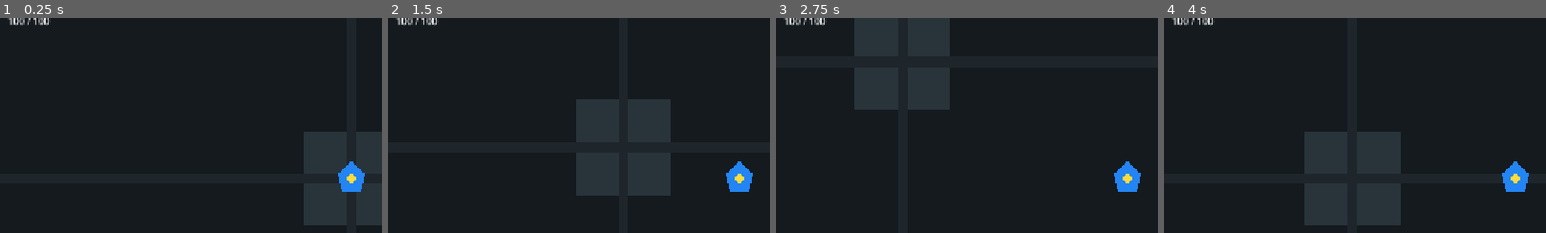
Above: before the commit, frames 1-4 (left to right).
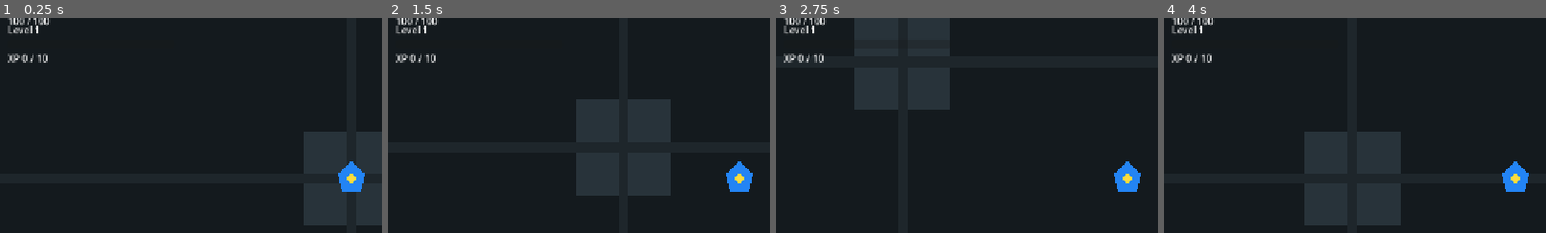
Above: after the commit, the same moments.

Repository: StanisRyz/SuperHeroes
Game: Godot game, scene res://scenes/main/Main.tscn
Same seed, same stepped clock (60 frames per second), same inputs: the game is played once before the commit and once after it.
Inputs:
- Up to frame 1 (0.25 s): no input
- Up to frame 2 (1.5 s): tap Enter at 0.5 s; hold D (move_right) 0.53-1.28 s; hold S (move_down) from 1.28 s (still down)
- Up to frame 3 (2.75 s): release S (move_down) at 2.03 s; hold D (move_right) from 2.03 s (still down)
- Up to frame 4 (4 s): release D (move_right) at 2.78 s; hold W (move_up) 2.78-3.53 s; hold Left (move_left) from 3.53 s (still down)
The pictures show only the part of the screen within x 4-54%, y 13-63%; the shares and areas given below are measured in that part.

The runs differ from the first frame. In frame 1, 0.4% of the frame differs, in the area x 2-13%, y 3-21%; in frame 2, 0.4%; in frame 3, 0.4%; in frame 4, 0.4%.

Commit message:
Add XP drops and pickup foundation.
Adds ExperienceGem pickups, enemy XP drops on death, player XP state, and an XP bar in the HUD. Updates README.md and Agents.md while keeping the patch focused on the XP collection loop without adding level-up choices, upgrades, active abilities, mobile controls, or Yandex SDK integration.

Diff:
--- a/scenes/enemies/EnemySpawner.gd
+++ b/scenes/enemies/EnemySpawner.gd
@@ -3,6 +3,7 @@
 const NO_SPAWN_POSITION := Vector2(1.0e20, 1.0e20)
 
 @export var enemy_scene: PackedScene
+@export var experience_gem_scene: PackedScene
 @export var spawn_interval: float = 1.5
 @export var max_alive_enemies: int = 12
 @export var min_spawn_distance_from_player: float = 500.0
@@ -11,6 +12,7 @@
 var player: Node2D
 var playable_rect: Rect2
 var enemy_container: Node
+var pickup_container: Node
 
 @onready var spawn_timer: Timer = $SpawnTimer
 
@@ -20,10 +22,11 @@
 	spawn_timer.one_shot = false
 
 
-func setup(new_player: Node2D, new_playable_rect: Rect2, new_enemy_container: Node) -> void:
+func setup(new_player: Node2D, new_playable_rect: Rect2, new_enemy_container: Node, new_pickup_container: Node = null) -> void:
 	player = new_player
 	playable_rect = new_playable_rect
 	enemy_container = new_enemy_container
+	pickup_container = new_pickup_container
 
 	spawn_timer.wait_time = spawn_interval
 	if _can_spawn():
@@ -57,6 +60,28 @@
 	else:
 		push_warning("Spawned enemy does not implement set_target(new_target).")
 
+	if enemy.has_signal("died"):
+		enemy.died.connect(_on_enemy_died)
+
+
+func _on_enemy_died(enemy: Node) -> void:
+	if experience_gem_scene == null or not is_instance_valid(pickup_container):
+		return
+
+	var enemy_node := enemy as Node2D
+	if enemy_node == null:
+		return
+
+	var gem_node := experience_gem_scene.instantiate()
+	if not gem_node is Node2D:
+		push_warning("EnemySpawner experience_gem_scene root must be Node2D.")
+		gem_node.queue_free()
+		return
+
+	var gem := gem_node as Node2D
+	pickup_container.add_child(gem)
+	gem.global_position = enemy_node.global_position
+
 
 func _can_spawn() -> bool:
 	return enemy_scene != null and is_instance_valid(player) and is_instance_valid(enemy_container)
--- a/scenes/enemies/EnemySpawner.tscn
+++ b/scenes/enemies/EnemySpawner.tscn
@@ -1,10 +1,12 @@
-[gd_scene load_steps=3 format=3 uid="uid://enemy_spawner_scene_superheroes"]
+[gd_scene load_steps=4 format=3 uid="uid://enemy_spawner_scene_superheroes"]
 
 [ext_resource type="Script" path="res://scenes/enemies/EnemySpawner.gd" id="1_spawner_script"]
 [ext_resource type="PackedScene" path="res://scenes/enemies/Enemy.tscn" id="2_enemy"]
+[ext_resource type="PackedScene" path="res://scenes/pickups/ExperienceGem.tscn" id="3_experience_gem"]
 
 [node name="EnemySpawner" type="Node"]
 script = ExtResource("1_spawner_script")
 enemy_scene = ExtResource("2_enemy")
+experience_gem_scene = ExtResource("3_experience_gem")
 
 [node name="SpawnTimer" type="Timer" parent="."]
--- a/scenes/game/Arena.gd
+++ b/scenes/game/Arena.gd
@@ -5,6 +5,7 @@
 @onready var player: Node = get_node_or_null("Player")
 @onready var enemy_container: Node = get_node_or_null("EnemyContainer")
 @onready var projectile_container: Node = get_node_or_null("ProjectileContainer")
+@onready var pickup_container: Node = get_node_or_null("PickupContainer")
 @onready var enemy_spawner: Node = get_node_or_null("EnemySpawner")
 @onready var hud: Node = get_node_or_null("GameHUD")
 
@@ -44,12 +45,14 @@
 
 	if enemy_container == null:
 		push_warning("Arena could not find EnemyContainer node for spawned enemies.")
+	elif pickup_container == null:
+		push_warning("Arena could not find PickupContainer node for pickup drops.")
 	elif enemy_spawner == null:
 		push_warning("Arena could not find EnemySpawner node.")
 	elif enemy_spawner.has_method("setup"):
-		enemy_spawner.setup(player, playable_rect, enemy_container)
+		enemy_spawner.setup(player, playable_rect, enemy_container, pickup_container)
 	else:
-		push_warning("EnemySpawner does not implement setup(player, playable_rect, enemy_container).")
+		push_warning("EnemySpawner does not implement setup(player, playable_rect, enemy_container, pickup_container).")
 
 
 func get_playable_rect() -> Rect2:
--- a/scenes/game/Arena.tscn
+++ b/scenes/game/Arena.tscn
@@ -30,6 +30,8 @@
 
 [node name="ProjectileContainer" type="Node" parent="."]
 
+[node name="PickupContainer" type="Node" parent="."]
+
 [node name="EnemySpawner" parent="." instance=ExtResource("2_enemy_spawner")]
 
 [node name="GameHUD" parent="." instance=ExtResource("3_game_hud")]
--- /dev/null
+++ b/scenes/pickups/ExperienceGem.gd
@@ -0,0 +1,25 @@
+extends Area2D
+
+@export var experience_value: int = 1
+@export var pickup_radius: float = 16.0
+
+var _picked_up := false
+
+@onready var collision_shape: CollisionShape2D = get_node_or_null("CollisionShape2D")
+
+func _ready() -> void:
+	if not body_entered.is_connected(_on_body_entered):
+		body_entered.connect(_on_body_entered)
+
+	var circle := collision_shape.shape as CircleShape2D if collision_shape != null else null
+	if circle != null:
+		circle.radius = pickup_radius
+
+
+func _on_body_entered(body: Node2D) -> void:
+	if _picked_up or not body.has_method("add_experience"):
+		return
+
+	_picked_up = true
+	body.add_experience(experience_value)
+	queue_free()
--- /dev/null
+++ b/scenes/pickups/ExperienceGem.tscn
@@ -0,0 +1,20 @@
+[gd_scene load_steps=3 format=3 uid="uid://experience_gem_scene_superheroes"]
+
+[ext_resource type="Script" path="res://scenes/pickups/ExperienceGem.gd" id="1_experience_gem_script"]
+
+[sub_resource type="CircleShape2D" id="CircleShape2D_experience_gem"]
+radius = 16.0
+
+[node name="ExperienceGem" type="Area2D"]
+script = ExtResource("1_experience_gem_script")
+
+[node name="Body" type="Polygon2D" parent="."]
+color = Color(0.18, 0.88, 0.38, 1)
+polygon = PackedVector2Array(0, -14, 10, 0, 0, 14, -10, 0)
+
+[node name="Core" type="Polygon2D" parent="."]
+color = Color(0.68, 1, 0.78, 1)
+polygon = PackedVector2Array(0, -7, 5, 0, 0, 7, -5, 0)
+
+[node name="CollisionShape2D" type="CollisionShape2D" parent="."]
+shape = SubResource("CircleShape2D_experience_gem")
--- a/scenes/player/Player.gd
+++ b/scenes/player/Player.gd
@@ -1,13 +1,17 @@
 extends CharacterBody2D
 
 signal health_changed(current_health: int, max_health: int)
+signal experience_changed(current_xp: int, xp_to_next_level: int, level: int)
 signal died
 
 @export var speed: float = 260.0
 @export var bounds_margin: float = 24.0
 @export var max_health: int = 100
+@export var xp_to_next_level: int = 10
 
 var current_health: int
+var current_xp: int = 0
+var level: int = 1
 var _playable_rect: Rect2
 var _has_playable_rect := false
 var _hit_flash_tween: Tween
@@ -44,6 +48,19 @@
 
 func is_dead() -> bool:
 	return current_health <= 0
+
+
+func add_experience(amount: int) -> void:
+	if amount <= 0:
+		return
+
+	current_xp += amount
+	while current_xp >= xp_to_next_level:
+		current_xp -= xp_to_next_level
+		level += 1
+		xp_to_next_level += 5
+
+	experience_changed.emit(current_xp, xp_to_next_level, level)
 
 
 func set_playable_rect(rect: Rect2) -> void:
--- a/scenes/ui/GameHUD.gd
+++ b/scenes/ui/GameHUD.gd
@@ -4,6 +4,9 @@
 
 @onready var health_bar: ProgressBar = get_node_or_null("Root/HealthPanel/PlayerHealthBar")
 @onready var health_label: Label = get_node_or_null("Root/HealthPanel/PlayerHealthLabel")
+@onready var experience_bar: ProgressBar = get_node_or_null("Root/ExperiencePanel/ExperienceBar")
+@onready var experience_title: Label = get_node_or_null("Root/ExperiencePanel/ExperienceTitle")
+@onready var experience_label: Label = get_node_or_null("Root/ExperiencePanel/ExperienceLabel")
 
 func setup(new_player: Node) -> void:
 	player = new_player
@@ -23,6 +26,17 @@
 	if player.has_signal("health_changed") and not player.health_changed.is_connected(_update_player_health):
 		player.health_changed.connect(_update_player_health)
 
+	var current_xp = player.get("current_xp")
+	var xp_to_next_level = player.get("xp_to_next_level")
+	var level = player.get("level")
+	if current_xp != null and xp_to_next_level != null and level != null:
+		_update_player_experience(int(current_xp), int(xp_to_next_level), int(level))
+	elif experience_bar != null:
+		push_warning("GameHUD player is missing current_xp, xp_to_next_level, or level.")
+
+	if player.has_signal("experience_changed") and not player.experience_changed.is_connected(_update_player_experience):
+		player.experience_changed.connect(_update_player_experience)
+
 
 func _update_player_health(current_health: int, max_health: int) -> void:
 	if health_bar != null:
@@ -31,3 +45,15 @@
 
 	if health_label != null:
 		health_label.text = "%d / %d" % [current_health, max_health]
+
+
+func _update_player_experience(current_xp: int, xp_to_next_level: int, level: int) -> void:
+	if experience_bar != null:
+		experience_bar.max_value = xp_to_next_level
+		experience_bar.value = current_xp
+
+	if experience_title != null:
+		experience_title.text = "Level %d" % level
+
+	if experience_label != null:
+		experience_label.text = "XP %d / %d" % [current_xp, xp_to_next_level]
--- a/scenes/ui/GameHUD.tscn
+++ b/scenes/ui/GameHUD.tscn
@@ -32,3 +32,23 @@
 [node name="PlayerHealthLabel" type="Label" parent="Root/HealthPanel"]
 layout_mode = 2
 text = "100 / 100"
+
+[node name="ExperiencePanel" type="VBoxContainer" parent="Root"]
+layout_mode = 0
+offset_left = 64.0
+offset_top = 100.0
+offset_right = 344.0
+offset_bottom = 156.0
+
+[node name="ExperienceTitle" type="Label" parent="Root/ExperiencePanel"]
+layout_mode = 2
+text = "Level 1"
+
+[node name="ExperienceBar" type="ProgressBar" parent="Root/ExperiencePanel"]
+custom_minimum_size = Vector2(280, 16)
+layout_mode = 2
+show_percentage = false
+
+[node name="ExperienceLabel" type="Label" parent="Root/ExperiencePanel"]
+layout_mode = 2
+text = "XP 0 / 10"
Not shown, added: scenes/pickups/ExperienceGem.gd.uid
Not shown, changed: Agents.md
Not shown, changed: README.md
